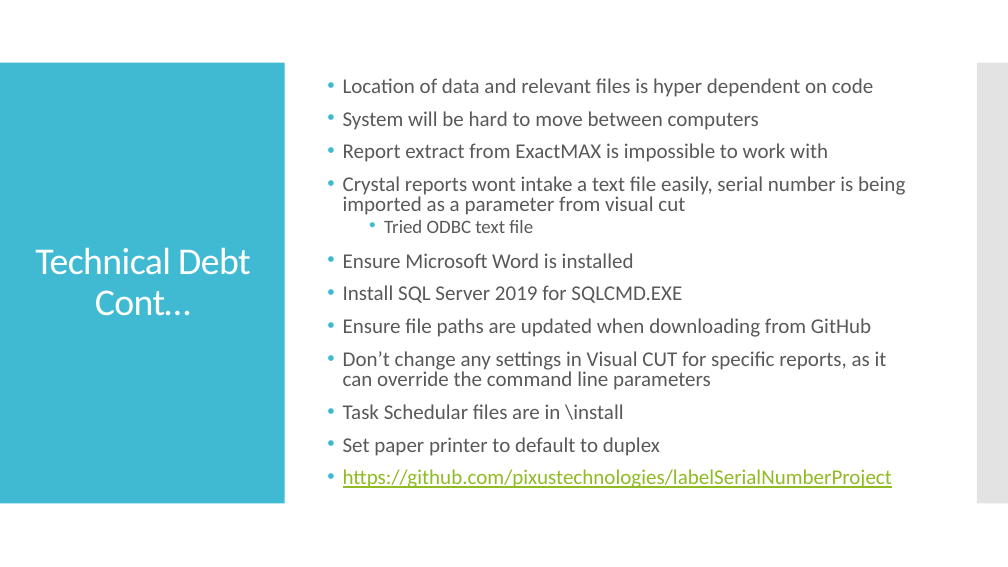
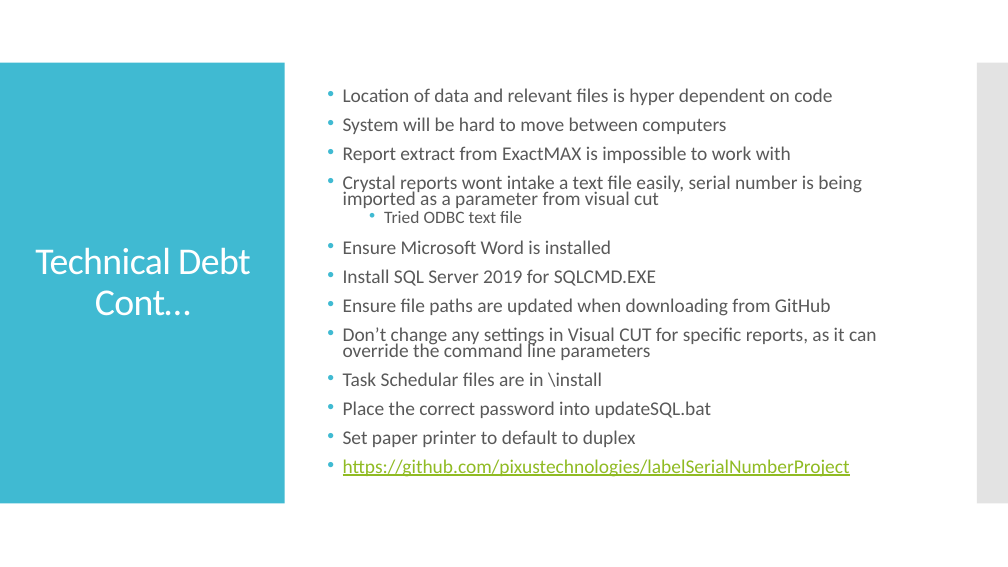
Before and after one commit to pixustechnologies/labelSerialNumberProject, a slide deck: slide 20 of LabelSerialNumberOverview.pptx (slide 17 before the commit). Drawn at 1008x567 pixels with LibreOffice and Linux fonts; fonts in the diff are those of the drawing. Boxes give left, top, right and bottom in pixels: in the first picture for what was removed or moved away, otherwise in the second. Text is boxed around its words. In the diff, an @@ line names an element or a change of style, - is before the commit and + after.

Commit message:
Updated Docs, Display Wording, Few Errors Updated PPT, PDF, ReadMe Changed some wording on the display to be more clear Fixed Word doc printing, possible path name with spaces fix

```diff
--- a/LabelSerialNumberOverview.pptx
+++ b/LabelSerialNumberOverview.pptx
@@ text at (343, 88, 877, 477): size 20 to 18.5 pt; size 18 to 16.6 pt in "Tried ODBC text file"; line spacing 0.8 to 0.7 @@
@@ text at (343, 401, 711, 418): paragraph added @@
+• Place the correct password into updateSQL.bat
```
Also in this commit, not shown: 3 other slides changed, 1 slide added, 10 other files.
